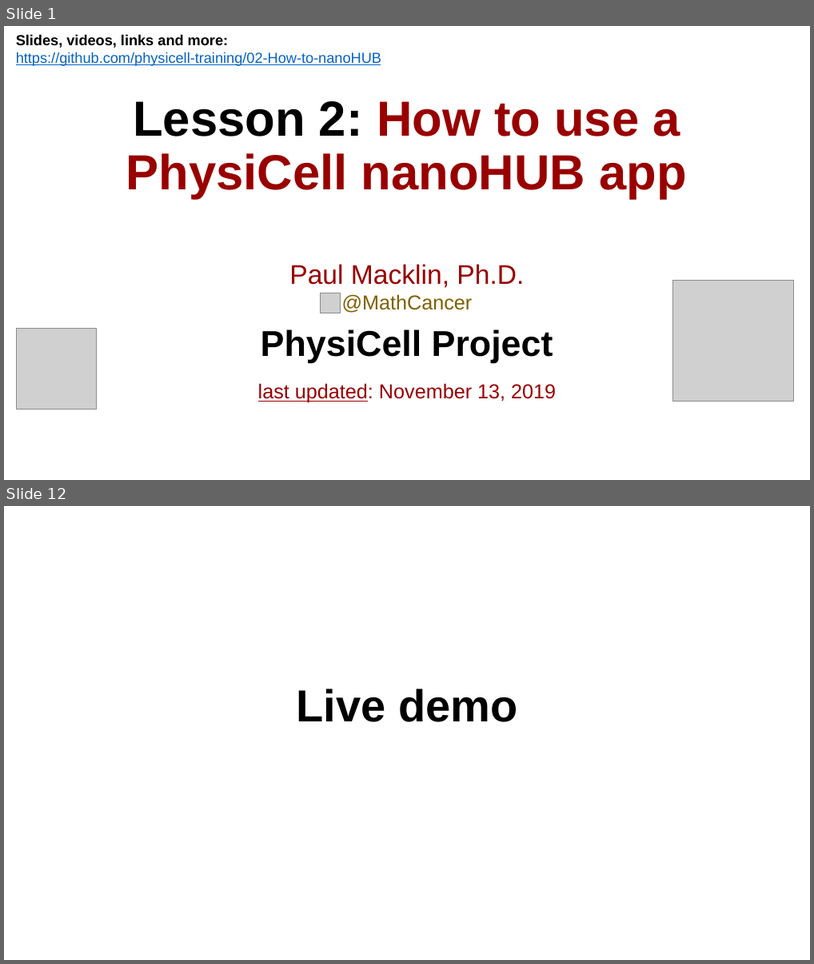
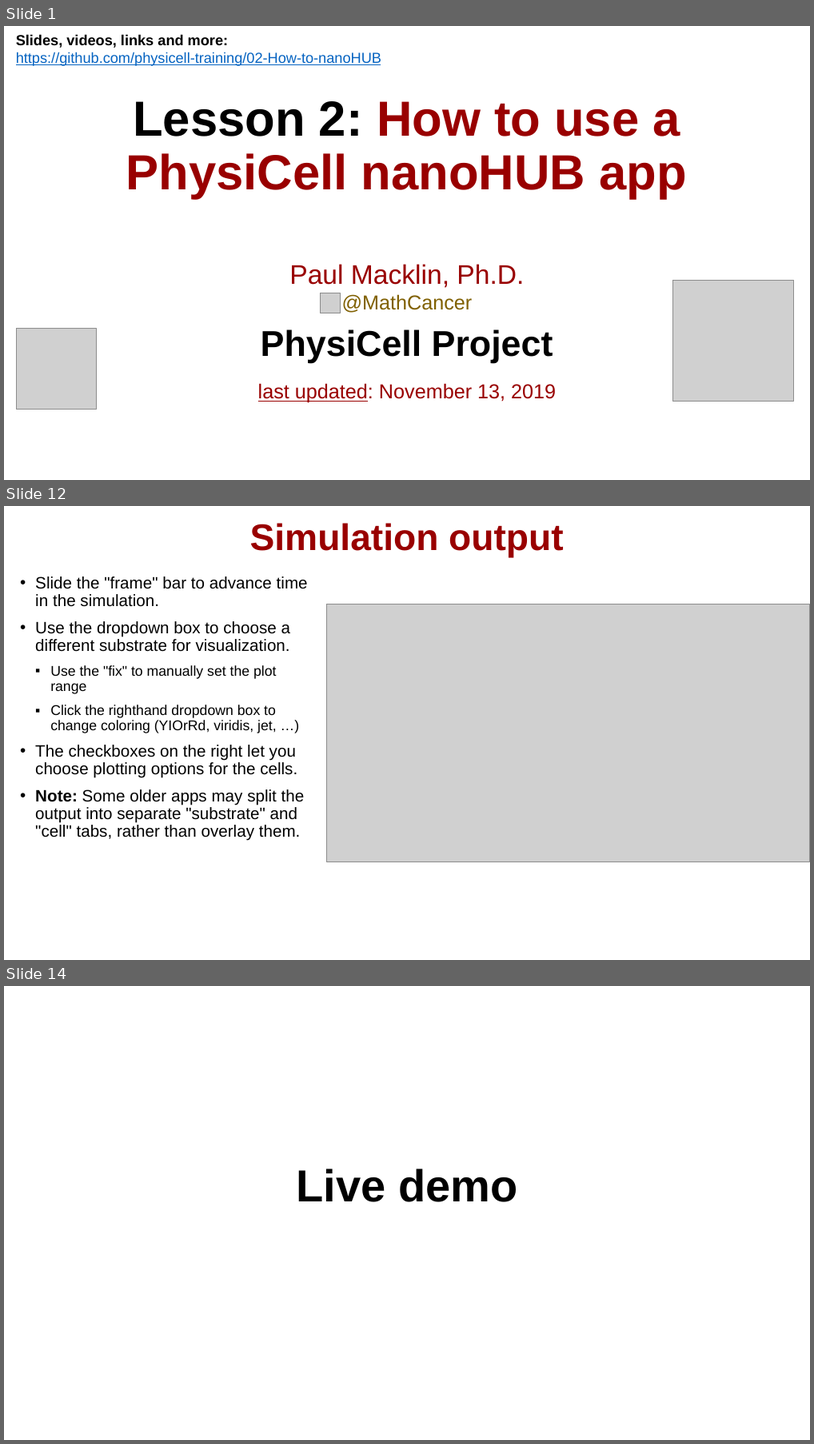
Before and after one commit to physicell-training/02-How-to-nanoHUB, a slide deck: pptx_source/02-How-to-nanoHUB.pptx. Shown one above the other, each under a label of ours: slides 1 and 12 before the commit, slides 1, 12 and 14 after it; the slides between them are not shown. The pictures are 814x964 and 814x1444 pixels, drawn with LibreOffice and Linux fonts; fonts in the diff are those of the drawing; grey boxes stand for pictures; background and template pictures are left out. Boxes give left, top, right and bottom in pixels: in the first picture for what was removed or moved away, otherwise in the second. Text is boxed around its words. In the diff, an @@ line names an element or a change of style, - is before the commit and + after.

```diff
--- a/pptx_source/02-How-to-nanoHUB.pptx
+++ b/pptx_source/02-How-to-nanoHUB.pptx
@@ slide 12 added at [4, 506, 810, 960], background #FFFFFF @@
@@ title added at [250, 523, 564, 557], 33 pt, text #990000, bold @@
+Simulation output
@@ text added at [35, 576, 308, 840], 14.7 pt, text #000000 @@
+• Slide the "frame" bar to advance time in the simulation.
+• Use the dropdown box to choose a different substrate for visualization.
+  ▪ Use the "fix" to manually set the plot range
+  ▪ Click the righthand dropdown box to change coloring (YIOrRd, viridis, jet, …)
+• The checkboxes on the right let you choose plotting options for the cells.
+• Note: Some older apps may split the output into separate "substrate" and "cell" tabs, rather than overlay them.
@@ picture added at [326, 604, 810, 862] @@
@@ what was slide 12 is now slide 14 @@
```
Also in this commit, not shown: 5 slides changed, 6 other slides added, 5 slides removed, 1 other file.
